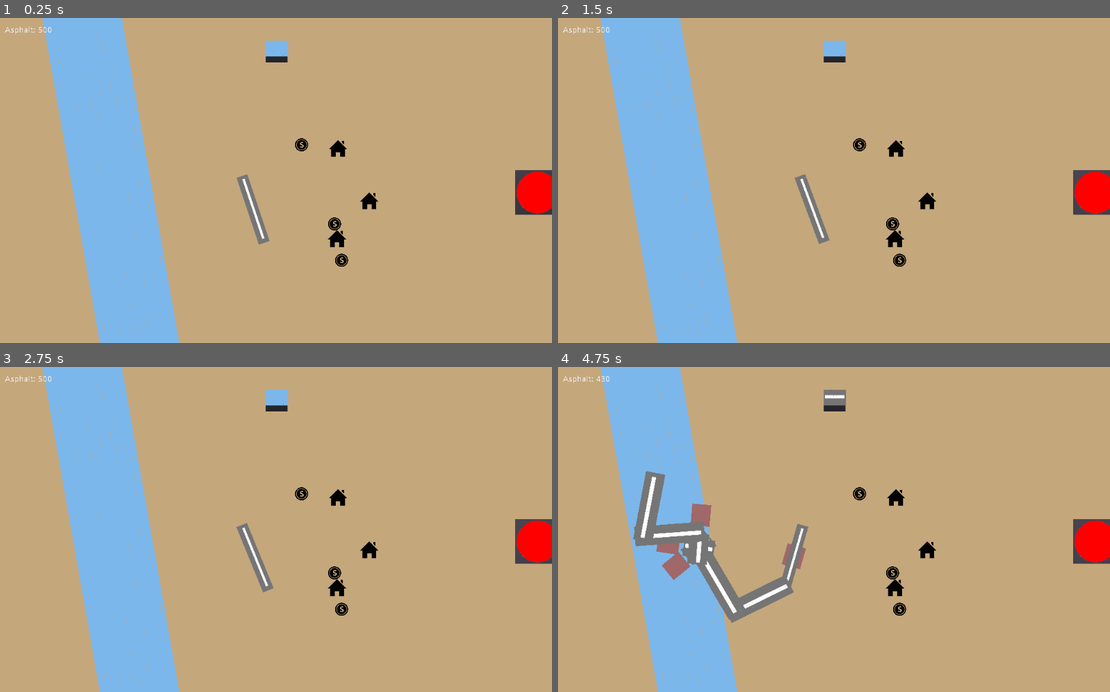
Above: before the commit, frames 1-4 (two rows, left to right).
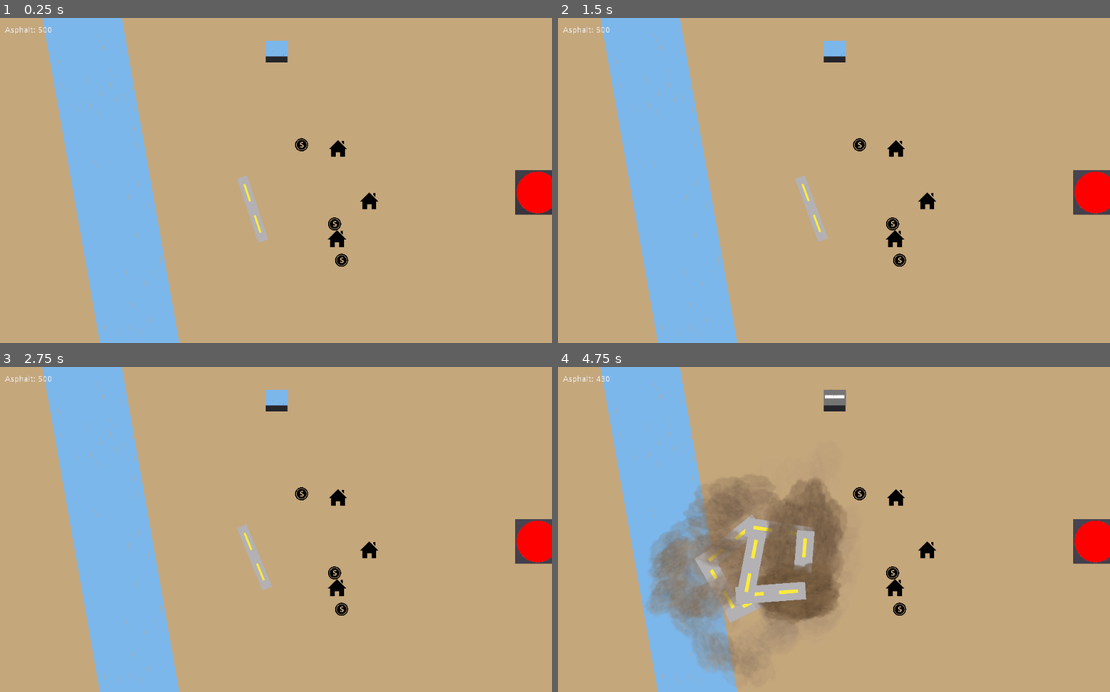
Above: after the commit, the same moments.

Repository: dfxe/godot-games
Game: Godot game, scene res://main_sceno.tscn
Same seed, same stepped clock (60 frames per second), same inputs: the game is played once before the commit and once after it. The engine's default icon, where the game draws it, is replaced by a stand-in: a white triangle on a blue panel in a dark square.
Inputs (mouse positions are in pixels of both pictures, inside the frame that each line leads up to):
- Up to frame 1 (0.25 s): no input
- Up to frame 2 (1.5 s): click (1093, 193) at 0.5 s; click (1093, 193) at 1.25 s
- Up to frame 3 (2.75 s): click (535, 542) at 2 s
- Up to frame 4 (4.75 s): tap Space (ui_select) at 2.85, 3.02, 3.32, 3.6, 3.77, 4.07, 4.35 s

The runs differ from the first frame. In frame 1, 0.4% of the frame differs, in the area x 42-49%, y 48-70%; in frame 2, 0.4%; in frame 3, 0.4%; in frame 4, 15%, in the area x 13-53%, y 32-96%.

Commit message:
Add other v

Diff:
--- a/road_builder/FX_placed_mm.tscn
+++ b/road_builder/FX_placed_mm.tscn
@@ -1,16 +1,33 @@
-[gd_scene format=2]
+[gd_scene load_steps=3 format=2]
+
+[ext_resource path="res://images/smoke_21.png" type="Texture" id=1]
+
+[sub_resource type="Gradient" id=1]
+colors = PoolColorArray( 0.678431, 0.580392, 0.415686, 0.611765, 1, 1, 1, 0.0156863 )
 
 [node name="Node2D" type="Node2D"]
 show_behind_parent = true
 scale = Vector2( 2, 1.4 )
 
 [node name="CPUParticles2D" type="CPUParticles2D" parent="."]
-self_modulate = Color( 0.631373, 0.407843, 0.407843, 1 )
+self_modulate = Color( 0.898039, 0.784314, 0.686275, 0.890196 )
 show_behind_parent = true
-scale = Vector2( 20, 25 )
-amount = 2
-lifetime = 0.5
-speed_scale = 0.05
-spread = 0.0
+rotation = -1.5708
+scale = Vector2( 10, 10 )
+amount = 30
+speed_scale = 0.5
+explosiveness = 1.0
+fixed_fps = 30
+draw_order = 1
+texture = ExtResource( 1 )
+emission_shape = 1
+emission_sphere_radius = 1.0
+spread = 180.0
 gravity = Vector2( 0, 0 )
 initial_velocity = 10.0
+linear_accel = -8.0
+radial_accel = 1.0
+angle = -720.0
+angle_random = 1.0
+scale_amount = 0.01
+color_ramp = SubResource( 1 )
--- a/road_builder/Players_01.tscn
+++ b/road_builder/Players_01.tscn
@@ -1,6 +1,6 @@
 [gd_scene load_steps=7 format=2]
 
-[ext_resource path="res://images/pixil-frame-0.png" type="Texture" id=1]
+[ext_resource path="res://images/road.png" type="Texture" id=1]
 [ext_resource path="res://scripts/player_spawner.gd" type="Script" id=2]
 [ext_resource path="res://scripts/main_player.gd" type="Script" id=3]
 [ext_resource path="res://icon.png" type="Texture" id=4]
@@ -29,8 +29,9 @@
 scale_amount = 44.01
 
 [node name="Sprite_nc" type="Sprite" parent="KinematicBody2D"]
-position = Vector2( 55.763, 0.349247 )
-scale = Vector2( 0.5, 0.25 )
+position = Vector2( 57.3522, 0.349254 )
+rotation = 1.5708
+scale = Vector2( 0.648325, 1.28827 )
 texture = ExtResource( 1 )
 
 [node name="NextCamPos_nc" type="Node2D" parent="KinematicBody2D"]
--- a/road_builder/main_sceno.tscn
+++ b/road_builder/main_sceno.tscn
@@ -8,6 +8,7 @@
 [ext_resource path="res://scripts/screen_shake.gd" type="Script" id=6]
 [ext_resource path="res://images/pixil-frame-0 (1).png" type="Texture" id=7]
 [ext_resource path="res://images/1024px-Location_dot_red.svg.png" type="Texture" id=8]
+[ext_resource path="res://images/road.png" type="Texture" id=9]
 
 [sub_resource type="ImageTexture" id=1]
 
@@ -39,9 +40,10 @@
 script = ExtResource( 1 )
 
 [node name="Sprite" type="Sprite" parent="PlayerObj/PlayerKB2D"]
-position = Vector2( 55.9965, -1.19788 )
-scale = Vector2( 0.508576, 0.145028 )
-texture = ExtResource( 2 )
+position = Vector2( 54.9454, -0.567208 )
+rotation = 1.5708
+scale = Vector2( 0.382441, 1.2424 )
+texture = ExtResource( 9 )
 normal_map = SubResource( 1 )
 
 [node name="CollisionShape2D" type="CollisionShape2D" parent="PlayerObj/PlayerKB2D"]
--- a/road_builder/project.godot
+++ b/road_builder/project.godot
@@ -16,6 +16,7 @@
 
 config/name="Puzzle Fishin"
 run/main_scene="res://main_sceno.tscn"
+boot_splash/image="res://icon.png"
 config/icon="res://icon.png"
 
 [input]
--- a/road_builder/scripts/main_player.gd
+++ b/road_builder/scripts/main_player.gd
@@ -35,7 +35,7 @@
 				gameManagerNode.get_node("GameText").text = "Asphalt: "+str(gameManagerNode.asphalt_left)
 
 
-				var nextBrickName = "res://Players_0"+str(nextRandNum)+".tscn"
+				var nextBrickName = "res://Players_01.tscn"
 				print(nextBrickName)
 				var scene = load(nextBrickName)
 				var player = scene.instance()
Binary file added: road_builder/images/road.png
Not shown, added: road_builder/images/road.png.import
Binary file added: road_builder/images/smoke_21.png
Not shown, added: road_builder/images/smoke_21.png.import
Not shown: 1 places in road_builder/main_sceno.tscn that only renumber resources
Not shown, added: .DS_Store
Not shown, added: road_builder/.DS_Store
Not shown, added: road_builder/images/road.pixil
